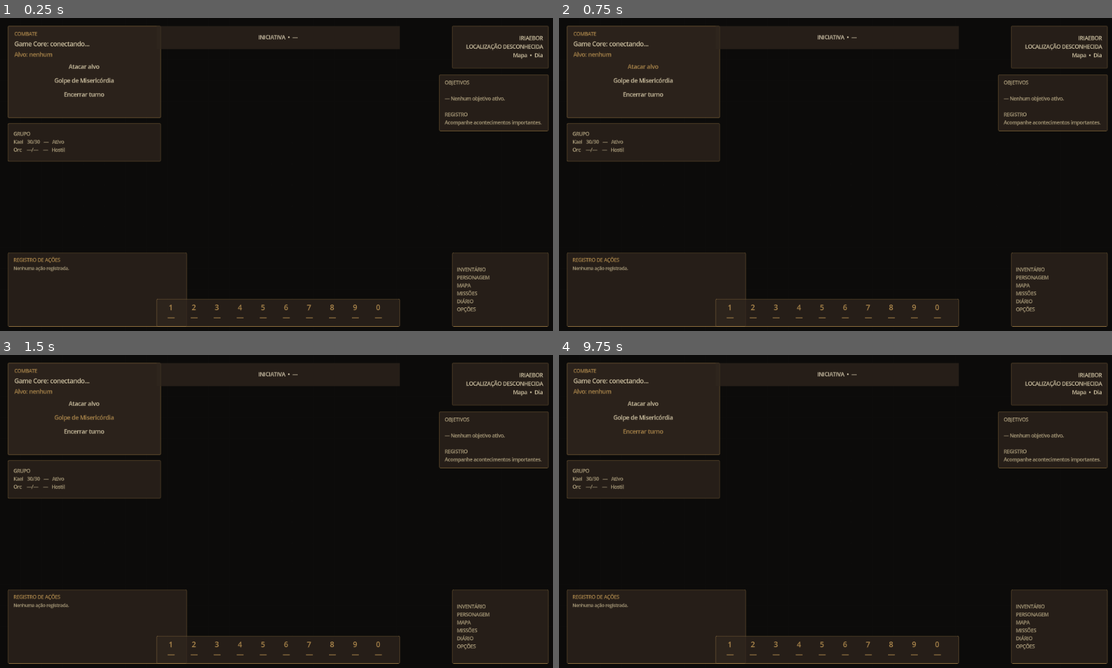
Above: before the commit, frames 1-4 (two rows, left to right).
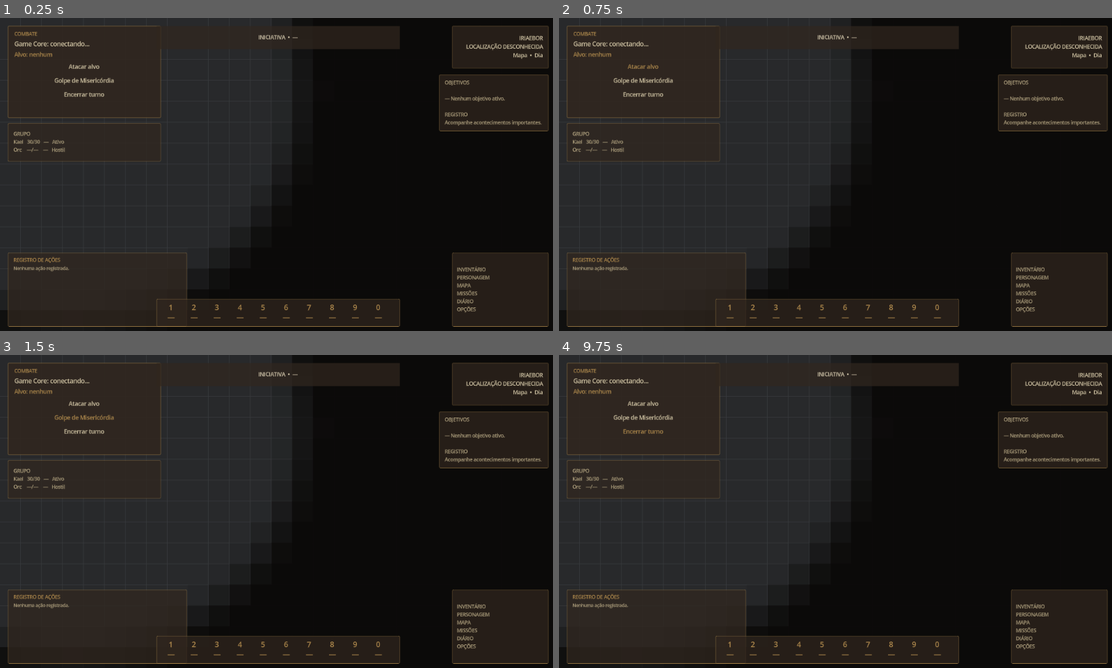
Above: after the commit, the same moments.

Repository: wchichura-maker/dnd
Game: Godot game, scene res://scenes/Main.tscn
The game is run twice, just before and just after one commit, with the same random seed, the same clock (stepped at 60 frames per second) and the same inputs.
Inputs:
- Up to frame 1 (0.25 s): no input
- Up to frame 2 (0.75 s): click "Atacar alvo" at 0.5 s
- Up to frame 3 (1.5 s): click "Golpe de Misericórdia" at 1.25 s
- Up to frame 4 (9.75 s): click "1 —" at 2 s; click "2 —" at 2.75 s; click "3 —" at 3.5 s; click "4 —" at 4.25 s; click "5 —" at 5 s; click "6 —" at 5.75 s; click "7 —" at 6.5 s; click "8 —" at 7.25 s; click "9 —" at 8 s; click "0 —" at 8.75 s; click "Encerrar turno" at 9.5 s

The runs differ from the first frame. In frame 1, 24% of the frame differs, in the area x 0-53%, y 0-87%; in frame 2, 24%; in frame 3, 24%; in frame 4, 24%.

Commit message:
Render Fog of War with screen-space edge fade

Diff:
--- a/godot/scripts/FogOfWarOverlay.gd
+++ b/godot/scripts/FogOfWarOverlay.gd
@@ -2,16 +2,24 @@
 
 const TILE_SIZE: float = 48.0
 const PLAYER_ID := "player-01"
-const UNKNOWN_COLOR := Color(0.035, 0.029, 0.024, 0.90)
-const EXPLORED_COLOR := Color(0.08, 0.065, 0.052, 0.50)
+const VISION_RANGE: float = 12.0
+const EDGE_FADE_WIDTH: float = 2.5
+const UNKNOWN_MAX_ALPHA: float = 0.92
+const EXPLORED_ALPHA: float = 0.52
+const BLOCKED_ALPHA: float = 0.88
+const UNKNOWN_COLOR := Color(0.035, 0.029, 0.024, 1.0)
+const EXPLORED_COLOR := Color(0.08, 0.065, 0.052, 1.0)
 
 var explored_tiles: Dictionary[Vector2i, bool] = {}
 var visible_tiles: Dictionary[Vector2i, bool] = {}
 var map_size: Vector2i = Vector2i(120, 80)
 var client_connected := false
+var last_camera_center: Vector2 = Vector2.INF
+var player_tile: Vector2i = Vector2i.ZERO
 
 func _ready() -> void:
 	z_index = 100
+	mouse_filter = Control.MOUSE_FILTER_IGNORE
 	set_process(true)
 	_try_connect_client()
 	queue_redraw()
@@ -37,6 +45,9 @@
 		var size_variant: Variant = main.get("map_size")
 		if size_variant is Vector2i:
 			map_size = size_variant
+		var player_variant: Variant = main.get("player")
+		if player_variant is PlayerController:
+			player_tile = (player_variant as PlayerController).grid_position
 
 	var presentation_variant: Variant = snapshot.get("presentation", {})
 	if not presentation_variant is Dictionary:
@@ -55,8 +66,6 @@
 			if tile.x >= 0:
 				visible_tiles[tile] = true
 
-	# EXPLORED is cumulative presentation history. It never exposes hidden
-	# entities or hidden state; the authoritative VISIBLE set still comes from Core.
 	var explored_variant: Variant = perception.get("exploredTiles", [])
 	if explored_variant is Array:
 		for key_variant in explored_variant as Array:
@@ -94,7 +103,39 @@
 
 func _process(_delta: float) -> void:
 	_try_connect_client()
-	queue_redraw()
+	var main := get_tree().current_scene
+	if main == null:
+		return
+	var player_variant: Variant = main.get("player")
+	if player_variant is PlayerController:
+		var next_tile := (player_variant as PlayerController).grid_position
+		if next_tile != player_tile:
+			player_tile = next_tile
+			queue_redraw()
+	var camera := main.get_node_or_null("Player/Camera2D") as Camera2D
+	if camera == null:
+		return
+	var center := camera.get_screen_center_position()
+	if last_camera_center == Vector2.INF or center.distance_squared_to(last_camera_center) > 0.01:
+		last_camera_center = center
+		queue_redraw()
+
+func _tile_alpha(tile: Vector2i) -> float:
+	if visible_tiles.has(tile):
+		return 0.0
+
+	var delta := Vector2(tile - player_tile)
+	var distance := delta.length()
+	if distance <= VISION_RANGE:
+		# Non-visible cells inside the vision radius are primarily occluded by
+		# walls/obstacles. Keep them strongly covered instead of revealing them.
+		var edge := smoothstep(VISION_RANGE - EDGE_FADE_WIDTH, VISION_RANGE, distance)
+		return lerpf(0.04, BLOCKED_ALPHA, edge)
+
+	if explored_tiles.has(tile):
+		return EXPLORED_ALPHA
+
+	return UNKNOWN_MAX_ALPHA
 
 func _draw() -> void:
 	var main := get_tree().current_scene
@@ -117,10 +158,13 @@
 	for y in range(min_y, max_y + 1):
 		for x in range(min_x, max_x + 1):
 			var tile := Vector2i(x, y)
-			if visible_tiles.has(tile):
+			var alpha := _tile_alpha(tile)
+			if alpha <= 0.001:
 				continue
 			var world_position := Vector2(tile) * TILE_SIZE
 			var screen_position := (world_position - screen_center) * camera.zoom + viewport_pixels * 0.5
 			var screen_tile_size := Vector2.ONE * TILE_SIZE * camera.zoom
 			var rect := Rect2(screen_position, screen_tile_size)
-			draw_rect(rect, EXPLORED_COLOR if explored_tiles.has(tile) else UNKNOWN_COLOR)
+			var color := EXPLORED_COLOR if explored_tiles.has(tile) else UNKNOWN_COLOR
+			color.a = alpha
+			draw_rect(rect, color)
